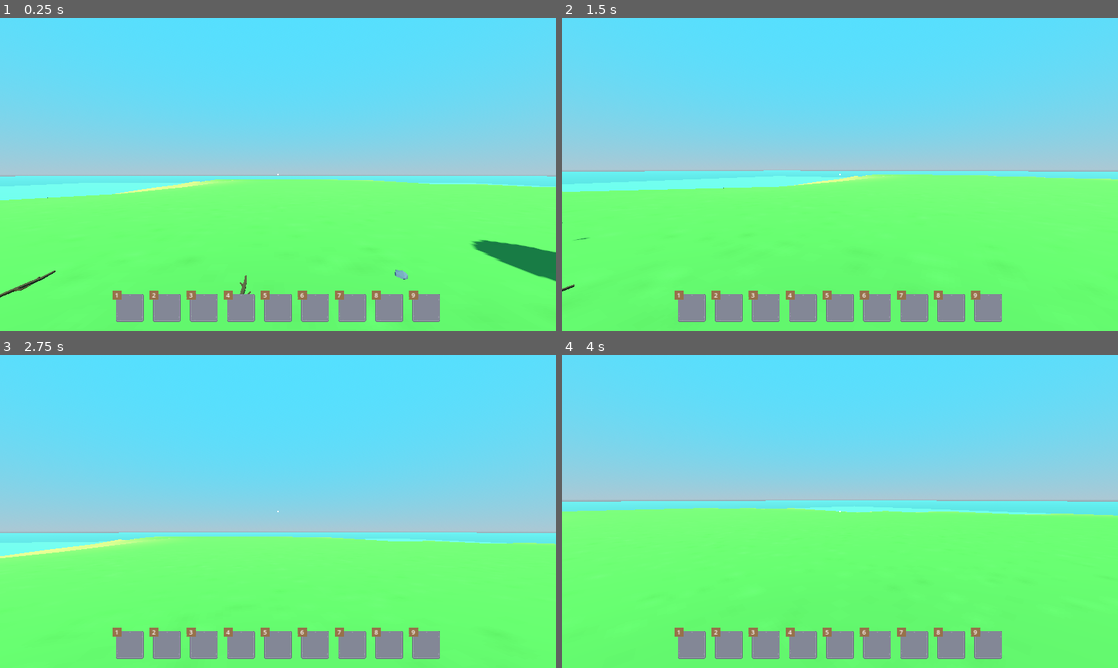
Above: before the commit, frames 1-4 (two rows, left to right).
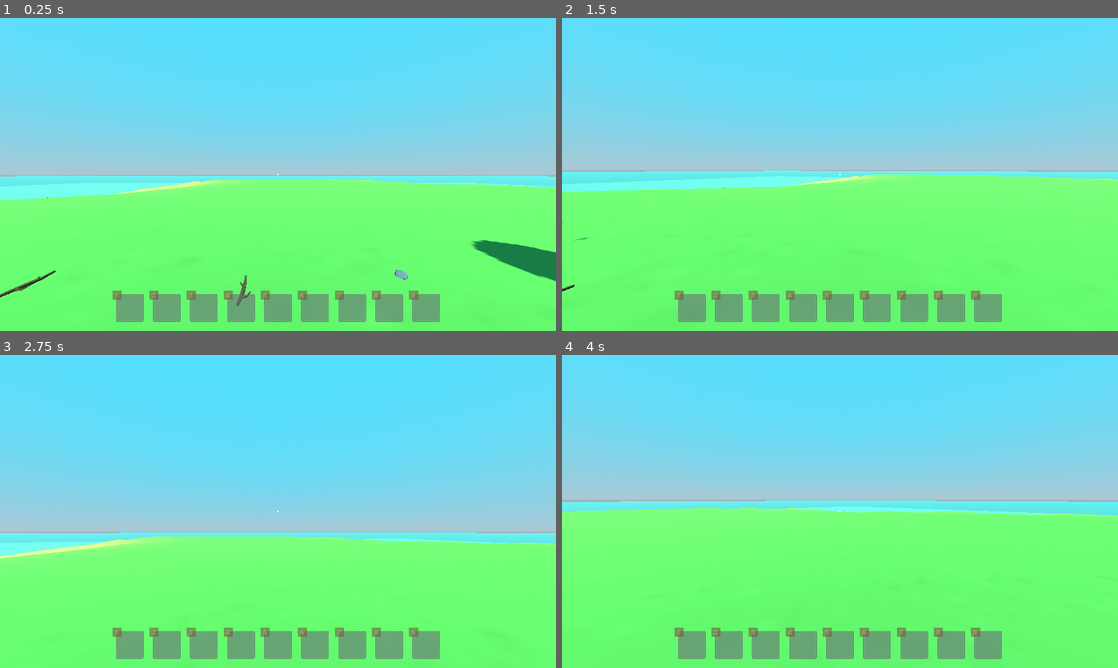
Above: after the commit, the same moments.

Repository: BrainTireFire/SurvivalGame
Game: Godot game, scene res://game/main_game.tscn
The game is run twice, just before and just after one commit, with the same random seed, the same clock (stepped at 60 frames per second) and the same inputs.
Inputs (mouse positions are in pixels of both pictures, inside the frame that each line leads up to):
- Up to frame 1 (0.25 s): no input
- Up to frame 2 (1.5 s): tap Enter at 0.5 s; move the mouse to (867, 174) at 0.52 s; hold 1 (item_hotkey, bound only after the commit) 0.53-1.28 s; hold W (move_forward) from 0.53 s (still down); tap Space (jump) at 0.77 s; click (867, 174) at 0.8 s; move the mouse to (812, 174) at 1.27 s; click (812, 174) at 1.35 s
- Up to frame 3 (2.75 s): keep holding W (move_forward); tap Space (jump) at 1.52 s; tap 1 (item_hotkey, bound only after the commit) at 1.55 s; move the mouse to (289, 505) at 2.02 s; tap E (interact) at 2.1 s; click (289, 505) at 2.3 s
- Up to frame 4 (4 s): keep holding W (move_forward); tap Space (jump) at 2.75, 3.02, 3.77 s; move the mouse to (834, 517) at 2.77 s; tap Shift (sprint) at 2.85 s; click (834, 517) at 2.92 s; tap 1 (item_hotkey, bound only after the commit) at 3.05 s; move the mouse to (878, 514) at 3.52 s; hold 1 (item_hotkey, bound only after the commit) from 3.53 s (still down); click (878, 514) at 3.8 s

The runs differ from the first frame. In frame 1, 4.3% of the frame differs, in the area x 20-80%, y 87-98%; in frame 2, 4.3%; in frame 3, 4.3%; in frame 4, 4.3%.
Error after the commit: Out of bounds get index '0' (on base: 'Array') (res://game/managers/equipped_item_manager.gd:19)

Commit message:
Item equip and axe swinnging

Diff:
--- /dev/null
+++ b/actors/player/equippable_item_holder.gd
@@ -0,0 +1,30 @@
+extends Node3D
+
+var current_item_scene: Node3D
+
+func _enter_tree() -> void:
+	EventSystem.EQU_equip_item.connect(equip_item)
+	EventSystem.EQU_unequip_item.connect(unequip_item)
+
+func try_to_use_item() -> void:
+	if current_item_scene == null:
+		return
+
+	current_item_scene.try_to_use()
+
+func equip_item(item_key: ItemConfig.Keys) -> void:
+	unequip_item()
+
+	var item_scene := ItemConfig.get_equippable_item(item_key).instantiate()
+
+	if item_scene is EquippableWeapon:
+		item_scene.weapon_item_resource = ItemConfig.get_item_resource(item_key)
+
+	add_child(item_scene)
+	current_item_scene = item_scene
+
+func unequip_item() -> void:
+	for child in get_children():
+		child.queue_free()
+
+	current_item_scene = null
--- a/actors/player/player.gd
+++ b/actors/player/player.gd
@@ -8,6 +8,7 @@
 
 @onready var head: Node3D = $Head
 @onready var interaction_ray_cast: RayCast3D = $Head/InteractionRayCast
+@onready var equippable_item_holder: Node3D = $Head/EquippableItemHolder
 
 func _enter_tree() -> void:
 	EventSystem.PLA_freeze_player.connect(set_freeze.bind(true))
@@ -27,6 +28,9 @@
 
 func _physics_process(_delta: float) -> void:
 	move()
+
+	if Input.is_action_just_pressed("use_item"):
+		equippable_item_holder.try_to_use_item()
 
 func move() -> void:
 	var is_sprinting: bool
@@ -64,3 +68,5 @@
 		Input.set_mouse_mode(Input.MOUSE_MODE_VISIBLE)
 	elif event.is_action_pressed("open_crafting_menu"):
 		EventSystem.BUL_create_bulletin.emit(BulletinConfig.Keys.CraftingMenu)
+	elif event.is_action_pressed("item_hotkey"):
+		EventSystem.EQU_hotkey_pressed.emit(int(event.as_text()))
--- a/actors/player/player.tscn
+++ b/actors/player/player.tscn
@@ -1,8 +1,10 @@
-[gd_scene load_steps=5 format=3 uid="uid://cv6786h31wyr6"]
+[gd_scene load_steps=7 format=3 uid="uid://cv6786h31wyr6"]
 
 [ext_resource type="Script" path="res://actors/player/player.gd" id="1_8bsx0"]
 [ext_resource type="Script" path="res://actors/player/interaction_ray_cast.gd" id="2_uljs2"]
 [ext_resource type="Script" path="res://game/managers/inventory_manager.gd" id="3_7qtdm"]
+[ext_resource type="Script" path="res://actors/player/equippable_item_holder.gd" id="3_qd0m5"]
+[ext_resource type="Script" path="res://game/managers/equipped_item_manager.gd" id="4_xnfav"]
 
 [sub_resource type="CapsuleShape3D" id="CapsuleShape3D_xwru6"]
 radius = 0.25
@@ -26,7 +28,13 @@
 collide_with_areas = true
 script = ExtResource("2_uljs2")
 
+[node name="EquippableItemHolder" type="Node3D" parent="Head"]
+script = ExtResource("3_qd0m5")
+
 [node name="Managers" type="Node" parent="."]
 
 [node name="InventoryManager" type="Node" parent="Managers"]
 script = ExtResource("3_7qtdm")
+
+[node name="EquippedItemManager" type="Node" parent="Managers"]
+script = ExtResource("4_xnfav")
--- a/game/configs/item_config.gd
+++ b/game/configs/item_config.gd
@@ -48,6 +48,7 @@
 static func get_item_resource(item_key: Keys) -> ItemResource:
 	return load(ITEM_RESOURCE_PATHS.get(item_key))
 
+
 const CRAFTING_BLUEPRINT_RESOURCE_PATHS := {
 	Keys.Axe: "res://resources/crafting_blueprint_resources/axe_blueprint.tres",
 	Keys.Rope: "res://resources/crafting_blueprint_resources/rope_blueprint.tres"
@@ -55,3 +56,11 @@
 
 static func get_crafting_blueprint_resource(item_key: Keys) -> CraftingBlueprintResource:
 	return load(CRAFTING_BLUEPRINT_RESOURCE_PATHS.get(item_key))
+
+
+const EQUIPPABLE_ITEM_PATHS := {
+	Keys.Axe: "res://items/equippables/equippable_axe.tscn",
+}
+
+static func get_equippable_item(item_key: Keys) -> PackedScene:
+	return load(EQUIPPABLE_ITEM_PATHS.get(item_key))
--- a/game/event_system.gd
+++ b/game/event_system.gd
@@ -13,3 +13,8 @@
 
 signal PLA_freeze_player
 signal PLA_unfreeze_player
+
+signal EQU_hotkey_pressed
+signal EQU_equip_item
+signal EQU_unequip_item
+signal EQU_active_hotbar_slot_updated
--- /dev/null
+++ b/game/managers/equipped_item_manager.gd
@@ -0,0 +1,29 @@
+extends Node
+
+var active_hotbar_slot
+var hotbar: Array
+
+func _enter_tree() -> void:
+	EventSystem.INV_hotbar_updated.connect(hotbar_updated)
+	EventSystem.EQU_hotkey_pressed.connect(hotkey_pressed)
+
+func _ready() -> void:
+	EventSystem.EQU_active_hotbar_slot_updated.emit(null)
+
+func hotbar_updated(_hotbar: Array) -> void:
+	hotbar = _hotbar
+
+func hotkey_pressed(hotkey: int) -> void:
+	var idx := hotkey - 1
+
+	if hotbar[idx] == null:
+		return
+
+	if idx != active_hotbar_slot:
+		active_hotbar_slot = idx
+		EventSystem.EQU_equip_item.emit(hotbar[idx])
+		EventSystem.EQU_active_hotbar_slot_updated.emit(idx)
+	else:
+		active_hotbar_slot = null
+		EventSystem.EQU_unequip_item.emit()
+		EventSystem.EQU_active_hotbar_slot_updated.emit(null)
--- /dev/null
+++ b/items/equippables/equippable_axe.tscn
@@ -0,0 +1,89 @@
+[gd_scene load_steps=6 format=3 uid="uid://qr43t6u7dvsm"]
+
+[ext_resource type="PackedScene" uid="uid://d2pjw6q3a6tgh" path="res://items/equippables/equippable_weapon_template.tscn" id="1_53svj"]
+[ext_resource type="PackedScene" uid="uid://bsrh4jnsmusd2" path="res://assets/meshes/axe.tscn" id="1_wjwfm"]
+
+[sub_resource type="Animation" id="Animation_8jixf"]
+resource_name = "use_item"
+length = 0.7
+tracks/0/type = "value"
+tracks/0/imported = false
+tracks/0/enabled = true
+tracks/0/path = NodePath("MeshHolder/Axe:position")
+tracks/0/interp = 1
+tracks/0/loop_wrap = true
+tracks/0/keys = {
+"times": PackedFloat32Array(0, 0.1, 0.2, 0.3, 0.7),
+"transitions": PackedFloat32Array(1, 1, 1, 1, 1),
+"update": 0,
+"values": [Vector3(0.3, -0.5, -0.35), Vector3(0.42, -0.45, -0.28), Vector3(0, -0.18, -0.52), Vector3(0, -0.18, -0.52), Vector3(0.3, -0.5, -0.35)]
+}
+tracks/1/type = "value"
+tracks/1/imported = false
+tracks/1/enabled = true
+tracks/1/path = NodePath("MeshHolder/Axe:rotation")
+tracks/1/interp = 1
+tracks/1/loop_wrap = true
+tracks/1/keys = {
+"times": PackedFloat32Array(0, 0.1, 0.2, 0.3, 0.7),
+"transitions": PackedFloat32Array(1, 1, 1, 1, 1),
+"update": 0,
+"values": [Vector3(0, 0, 0), Vector3(0.261799, 0.261799, 0), Vector3(-0.349066, 1.39626, -1.39626), Vector3(-0.349066, 1.39626, -1.39626), Vector3(0, 0, 0)]
+}
+tracks/2/type = "method"
+tracks/2/imported = false
+tracks/2/enabled = true
+tracks/2/path = NodePath(".")
+tracks/2/interp = 1
+tracks/2/loop_wrap = true
+tracks/2/keys = {
+"times": PackedFloat32Array(0.2),
+"transitions": PackedFloat32Array(1),
+"values": [{
+"args": [],
+"method": &"check_hit"
+}]
+}
+
+[sub_resource type="Animation" id="Animation_i8xtl"]
+length = 0.001
+tracks/0/type = "value"
+tracks/0/imported = false
+tracks/0/enabled = true
+tracks/0/path = NodePath("MeshHolder/Axe:position")
+tracks/0/interp = 1
+tracks/0/loop_wrap = true
+tracks/0/keys = {
+"times": PackedFloat32Array(0),
+"transitions": PackedFloat32Array(1),
+"update": 0,
+"values": [Vector3(0.3, -0.5, -0.35)]
+}
+tracks/1/type = "value"
+tracks/1/imported = false
+tracks/1/enabled = true
+tracks/1/path = NodePath("MeshHolder/Axe:rotation")
+tracks/1/interp = 1
+tracks/1/loop_wrap = true
+tracks/1/keys = {
+"times": PackedFloat32Array(0),
+"transitions": PackedFloat32Array(1),
+"update": 0,
+"values": [Vector3(0, 0, 0)]
+}
+
+[sub_resource type="AnimationLibrary" id="AnimationLibrary_v1phv"]
+_data = {
+"RESET": SubResource("Animation_i8xtl"),
+"use_item": SubResource("Animation_8jixf")
+}
+
+[node name="EquippableAxe" instance=ExtResource("1_53svj")]
+
+[node name="AnimationPlayer" parent="." index="0"]
+libraries = {
+"": SubResource("AnimationLibrary_v1phv")
+}
+
+[node name="Axe" parent="MeshHolder" index="0" instance=ExtResource("1_wjwfm")]
+transform = Transform3D(1, 0, 0, 0, 1, 0, 0, 0, 1, 0.3, -0.5, -0.35)
--- /dev/null
+++ b/items/equippables/equippable_item.gd
@@ -0,0 +1,10 @@
+extends Node3D
+class_name EquippableItem
+
+@onready var animation_player: AnimationPlayer = $AnimationPlayer
+
+func try_to_use() -> void:
+	if animation_player.is_playing():
+		return
+
+	animation_player.play("use_item")
--- /dev/null
+++ b/items/equippables/equippable_item_template.tscn
@@ -0,0 +1,10 @@
+[gd_scene load_steps=2 format=3 uid="uid://cm0g8ye6p7ok2"]
+
+[ext_resource type="Script" path="res://items/equippables/equippable_item.gd" id="1_1ttmn"]
+
+[node name="EquippableItemTemplate" type="Node3D"]
+script = ExtResource("1_1ttmn")
+
+[node name="AnimationPlayer" type="AnimationPlayer" parent="."]
+
+[node name="MeshHolder" type="Node3D" parent="."]
--- /dev/null
+++ b/items/equippables/equippable_weapon.gd
@@ -0,0 +1,23 @@
+extends EquippableItem
+class_name EquippableWeapon
+
+@onready var hit_check_marker: Marker3D = $HitCheckMarker
+
+var weapon_item_resource: WeaponItemResource
+
+func _ready() -> void:
+	hit_check_marker.position.z = -weapon_item_resource.range
+
+func check_hit() -> void:
+	var space_state := get_world_3d().direct_space_state
+	var ray_query_params := PhysicsRayQueryParameters3D.new()
+	ray_query_params.collide_with_areas = true
+	ray_query_params.collide_with_bodies = false
+	ray_query_params.collision_mask = 8 #hitbox
+	ray_query_params.from = global_position
+	ray_query_params.to = hit_check_marker.global_position
+
+	var result := space_state.intersect_ray(ray_query_params)
+
+	if not result.is_empty():
+		result.collider.take_hit(weapon_item_resource)
--- /dev/null
+++ b/items/equippables/equippable_weapon_template.tscn
@@ -0,0 +1,9 @@
+[gd_scene load_steps=3 format=3 uid="uid://d2pjw6q3a6tgh"]
+
+[ext_resource type="PackedScene" uid="uid://cm0g8ye6p7ok2" path="res://items/equippables/equippable_item_template.tscn" id="1_najcv"]
+[ext_resource type="Script" path="res://items/equippables/equippable_weapon.gd" id="2_t6btt"]
+
+[node name="EquippableWeaponTemplate" instance=ExtResource("1_najcv")]
+script = ExtResource("2_t6btt")
+
+[node name="HitCheckMarker" type="Marker3D" parent="." index="2"]
--- a/project.godot
+++ b/project.godot
@@ -72,9 +72,28 @@
 "events": [Object(InputEventKey,"resource_local_to_scene":false,"resource_name":"","device":-1,"window_id":0,"alt_press …(182 unchanged characters)…
 ]
 }
+item_hotkey={
+"deadzone": 0.5,
+"events": [Object(InputEventKey,"resource_local_to_scene":false,"resource_name":"","device":-1,"window_id":0,"alt_pressed":false,"shift_pressed":false,"ctrl_pressed":false,"meta_pressed":false,"pressed":false,"keycode":0,"physical_keycode":49,"key_label":0,"unicode":49,"echo":false,"script":null)
+, Object(InputEventKey,"resource_local_to_scene":false,"resource_name":"","device":-1,"window_id":0,"alt_pressed":false,"shift_pressed":false,"ctrl_pressed":false,"meta_pressed":false,"pressed":false,"keycode":0,"physical_keycode":50,"key_label":0,"unicode":50,"echo":false,"script":null)
+, Object(InputEventKey,"resource_local_to_scene":false,"resource_name":"","device":-1,"window_id":0,"alt_pressed":false,"shift_pressed":false,"ctrl_pressed":false,"meta_pressed":false,"pressed":false,"keycode":0,"physical_keycode":51,"key_label":0,"unicode":51,"echo":false,"script":null)
+, Object(InputEventKey,"resource_local_to_scene":false,"resource_name":"","device":-1,"window_id":0,"alt_pressed":false,"shift_pressed":false,"ctrl_pressed":false,"meta_pressed":false,"pressed":false,"keycode":0,"physical_keycode":52,"key_label":0,"unicode":52,"echo":false,"script":null)
+, Object(InputEventKey,"resource_local_to_scene":false,"resource_name":"","device":-1,"window_id":0,"alt_pressed":false,"shift_pressed":false,"ctrl_pressed":false,"meta_pressed":false,"pressed":false,"keycode":0,"physical_keycode":53,"key_label":0,"unicode":53,"echo":false,"script":null)
+, Object(InputEventKey,"resource_local_to_scene":false,"resource_name":"","device":-1,"window_id":0,"alt_pressed":false,"shift_pressed":false,"ctrl_pressed":false,"meta_pressed":false,"pressed":false,"keycode":0,"physical_keycode":54,"key_label":0,"unicode":54,"echo":false,"script":null)
+, Object(InputEventKey,"resource_local_to_scene":false,"resource_name":"","device":-1,"window_id":0,"alt_pressed":false,"shift_pressed":false,"ctrl_pressed":false,"meta_pressed":false,"pressed":false,"keycode":0,"physical_keycode":55,"key_label":0,"unicode":55,"echo":false,"script":null)
+, Object(InputEventKey,"resource_local_to_scene":false,"resource_name":"","device":-1,"window_id":0,"alt_pressed":false,"shift_pressed":false,"ctrl_pressed":false,"meta_pressed":false,"pressed":false,"keycode":0,"physical_keycode":56,"key_label":0,"unicode":56,"echo":false,"script":null)
+, Object(InputEventKey,"resource_local_to_scene":false,"resource_name":"","device":-1,"window_id":0,"alt_pressed":false,"shift_pressed":false,"ctrl_pressed":false,"meta_pressed":false,"pressed":false,"keycode":0,"physical_keycode":57,"key_label":0,"unicode":57,"echo":false,"script":null)
+]
+}
+use_item={
+"deadzone": 0.5,
+"events": [Object(InputEventMouseButton,"resource_local_to_scene":false,"resource_name":"","device":-1,"window_id":0,"alt_pressed":false,"shift_pressed":false,"ctrl_pressed":false,"meta_pressed":false,"button_mask":1,"position":Vector2(132, 26),"global_position":Vector2(138, 88),"factor":1.0,"button_index":1,"canceled":false,"pressed":true,"double_click":false,"script":null)
+]
+}
 
 [layer_names]
 
 3d_physics/layer_1="ground"
 3d_physics/layer_2="actor"
 3d_physics/layer_3="interactable"
+3d_physics/layer_4="hitbox"
--- a/resources/item_resources/axe_item_resource.tres
+++ b/resources/item_resources/axe_item_resource.tres
@@ -1,10 +1,12 @@
-[gd_resource type="Resource" script_class="ItemResource" load_steps=3 format=3 uid="uid://owchmex36e55"]
+[gd_resource type="Resource" script_class="WeaponItemResource" load_steps=3 format=3 uid="uid://7xno3nw72va7"]
 
 [ext_resource type="Texture2D" uid="uid://bsnlglijhe174" path="res://assets/textures/item_icons/axe.png" id="1_c5ydv"]
-[ext_resource type="Script" path="res://resources/item_resources/item_resource.gd" id="2_hsjva"]
+[ext_resource type="Script" path="res://resources/item_resources/weapon_item_resource.gd" id="1_x11pu"]
 
 [resource]
-script = ExtResource("2_hsjva")
+script = ExtResource("1_x11pu")
+damage = 20.0
+range = 1.5
 item_key = 10
 display_name = "Axe"
 icon = ExtResource("1_c5ydv")
--- /dev/null
+++ b/resources/item_resources/weapon_item_resource.gd
@@ -0,0 +1,5 @@
+extends ItemResource
+class_name WeaponItemResource
+
+@export var damage := 20.0
+@export var range := 1.5
--- a/ui/custom_nodes/hotbar_slot.gd
+++ b/ui/custom_nodes/hotbar_slot.gd
@@ -1,5 +1,8 @@
 extends InventorySlot
 class_name HotbarSlot
+
+const ACTIVE_COLOR = Color.WHITE
+const UNACTIVE_COLOR = Color(0.8, 0.8, 0.8, 0.6)
 
 func _ready() -> void:
 	$NumTextureRect/NumLabel.text = str(get_index() + 1)
@@ -9,3 +12,6 @@
 		return  false
 
 	return ItemConfig.get_item_resource(origin_slot.item_key).is_equippable
+
+func set_highlighted(enabled: bool) -> void:
+	modulate = UNACTIVE_COLOR if not enabled else ACTIVE_COLOR
--- a/ui/hud/hotbar_ui.gd
+++ b/ui/hud/hotbar_ui.gd
@@ -2,7 +2,12 @@
 
 func _enter_tree() -> void:
 	EventSystem.INV_hotbar_updated.connect(update_hotbar)
+	EventSystem.EQU_active_hotbar_slot_updated.connect(active_slot_updated)
 
 func update_hotbar(hotbar: Array) -> void:
 	for slot in get_children():
 		slot.set_item_key(hotbar[slot.get_index()])
+
+func active_slot_updated(idx) -> void:
+	for slot in get_children():
+		slot.set_highlighted(slot.get_index() == idx)
